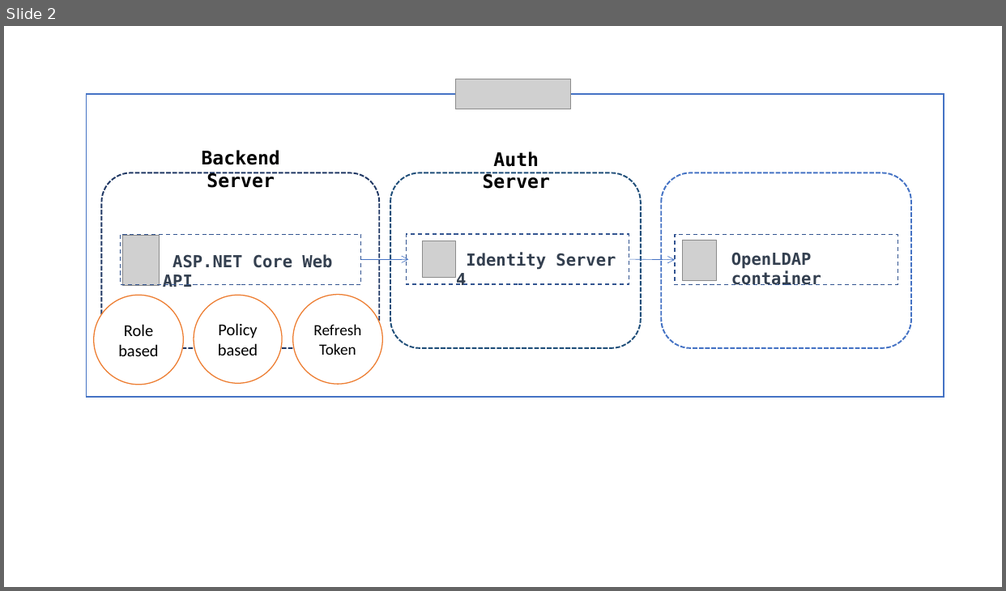
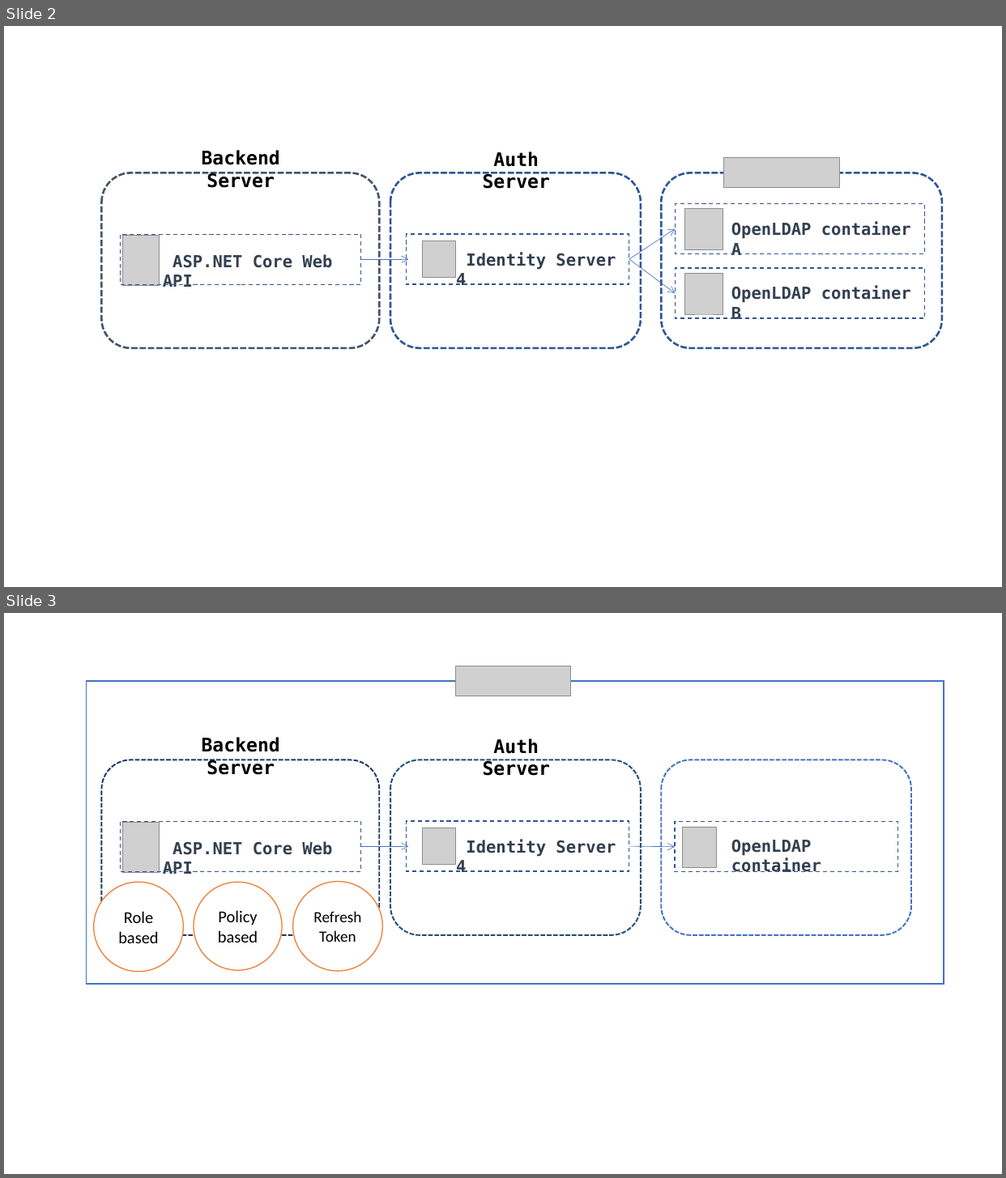
Before and after one commit to KarateJB/AspNetCore.IdentityServer4.Sample, a slide deck: doc/Architecture.pptx. Shown one above the other, each under a label of ours: slide 2 before the commit, slides 2 and 3 after it. The pictures are 1006x591 and 1006x1178 pixels, drawn with LibreOffice and Linux fonts; fonts in the diff are those of the drawing; grey boxes stand for pictures. Boxes give left, top, right and bottom in pixels: in the first picture for what was removed or moved away, otherwise in the second. Text is boxed around its words. In the diff, an @@ line names an element or a change of style, - is before the commit and + after.

```diff
--- a/doc/Architecture.pptx
+++ b/doc/Architecture.pptx
@@ slide 2 added at (4, 26, 1002, 587), background #FFFFFF @@
@@ text added at (202, 150, 280, 188), 18 pt, text #000000, bold @@
+Backend Server
@@ text added at (483, 152, 550, 189), 18 pt, text #000000, bold @@
+Auth Server
@@ picture added at (724, 158, 839, 188) @@
@@ rounded rectangle added at (101, 173, 379, 348), fill #FFFFFF, outline #44546A 2 pt dashed @@
@@ rounded rectangle added at (390, 173, 641, 348), fill #FFFFFF, outline #2F5597 2 pt dashed @@
@@ rounded rectangle added at (661, 173, 942, 348), fill #FFFFFF, outline #2F5597 2 pt dashed @@
@@ rectangle added at (675, 204, 925, 254), outline #325491 1 pt dashed @@
@@ picture added at (684, 209, 723, 250) @@
@@ rectangle added at (120, 234, 361, 284), outline #325491 1 pt dashed @@
@@ picture added at (123, 236, 159, 286) @@
@@ rectangle added at (406, 234, 629, 284), outline #325491 1 pt dashed @@
@@ picture added at (423, 241, 456, 278) @@
@@ arrow added from (629, 259) to (675, 228), #4472C4 0.5 pt @@
@@ text added at (731, 221, 911, 255), 16 pt, text #333F50, bold @@
+OpenLDAP container A
@@ text added at (163, 254, 332, 287), 16 pt, text #333F50, bold @@
+ASP.NET Core Web API
@@ arrow added from (361, 259) to (408, 259), #4472C4 0.5 pt @@
@@ text added at (456, 252, 616, 285), 16 pt, text #333F50, bold @@
+Identity Server 4
@@ arrow added from (629, 259) to (675, 293), #4472C4 0.5 pt @@
@@ rectangle added at (675, 268, 925, 318), outline #325491 1 pt dashed @@
@@ picture added at (684, 273, 723, 314) @@
@@ text added at (731, 286, 911, 319), 16 pt, text #333F50, bold @@
+OpenLDAP container B
@@ what was slide 2 is now slide 3 @@
```
Also in this commit, not shown: 1 slide changed, 5 other files.
